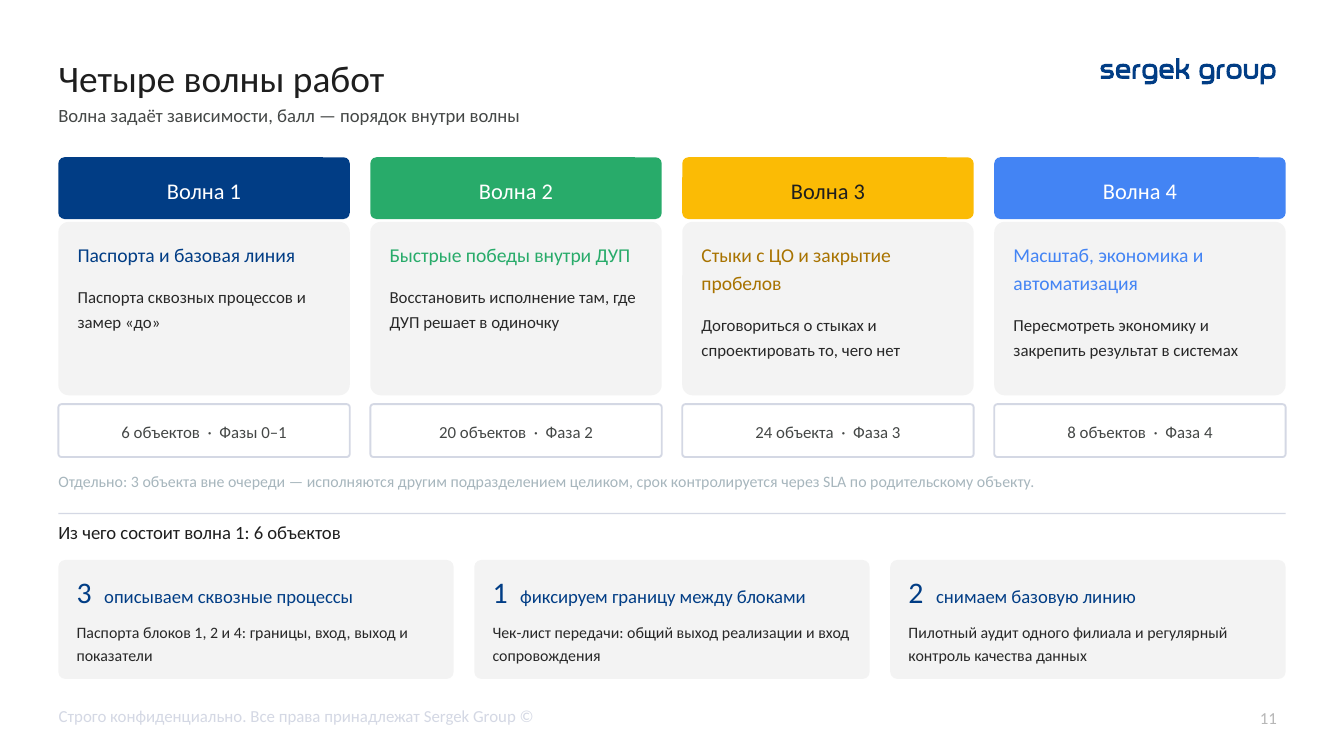
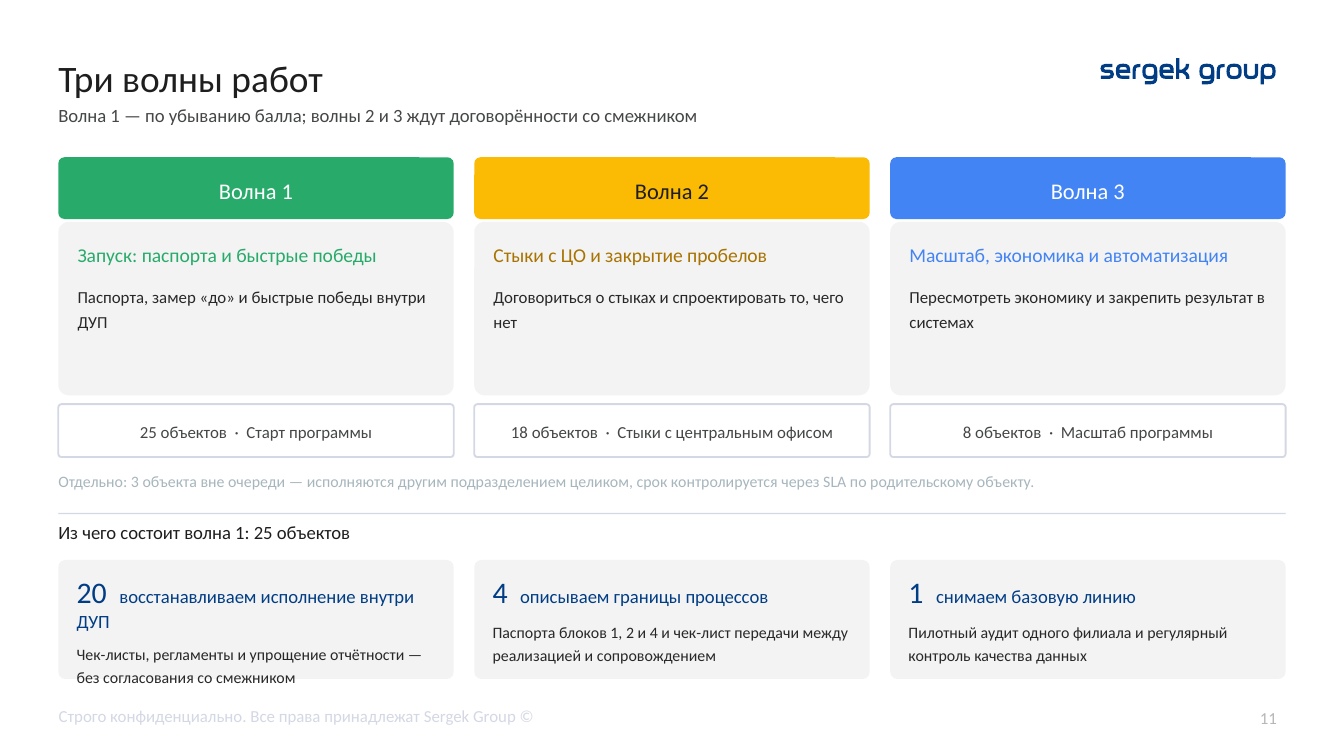
Before and after one commit to TemeshevProject/SG-DUP-Project, a slide deck: slide 11 of dup_project/02_Презентация/ДУП_Приоритеты_реинжиниринга_презентация.pptx. Drawn at 1344x756 pixels with LibreOffice and Linux fonts; fonts in the diff are those of the drawing. Boxes give left, top, right and bottom in pixels: in the first picture for what was removed or moved away, otherwise in the second. Text is boxed around its words. In the diff, an @@ line names an element or a change of style, - is before the commit and + after.

```diff
--- a/dup_project/02_Презентация/ДУП_Приоритеты_реинжиниринга_презентация.pptx
+++ b/dup_project/02_Презентация/ДУП_Приоритеты_реинжиниринга_презентация.pptx
@@ text at (58,66,322,98): text changed @@
-Четыре волны работ
+Три волны работ
@@ text at (58,109,697,125): text changed @@
-Волна задаёт зависимости, балл — порядок внутри волны
+Волна 1 — по убыванию балла; волны 2 и 3 ждут договорённости со смежником
@@ rounded rectangle "Волна 1": place and size @@
-rounded rectangle "Волна 1" at (58,157,349,219)
+rounded rectangle "Волна 1" at (58,157,453,219)
@@ rounded rectangle "Волна 1" at (58,157,453,219): fill #013D85 to #28AB6A @@
@@ rounded rectangle "Волна 2": place and size @@
-rounded rectangle "Волна 2" at (371,157,663,219)
+rounded rectangle "Волна 2" at (474,157,870,219)
@@ rounded rectangle "Волна 2" at (474,157,870,219): text colour #FFFFFF to #1E1E1E; fill #28AB6A to #FBBB05 @@
@@ rounded rectangle "Волна 3": place and size @@
-rounded rectangle "Волна 3" at (683,157,974,219)
+rounded rectangle "Волна 3" at (890,157,1285,219)
@@ rounded rectangle "Волна 3" at (890,157,1285,219): text colour #1E1E1E to #FFFFFF; fill #FBBB05 to #4384F4 @@
@@ rounded rectangle removed at (995,157,1286,219) @@
-Волна 4
@@ rounded rectangle "Запуск: паспорта и быстрые победы": place and size @@
-rounded rectangle "Запуск: паспорта и быстрые победы" at (58,222,349,395)
+rounded rectangle "Запуск: паспорта и быстрые победы" at (58,222,453,395)
@@ rounded rectangle removed at (371,222,663,395) @@
-Быстрые победы внутри ДУП
-Восстановить исполнение там, где ДУП решает в одиночку
@@ rounded rectangle "Стыки с ЦО и закрытие ...": place and size @@
-rounded rectangle "Стыки с ЦО и закрытие ..." at (683,222,974,395)
+rounded rectangle "Стыки с ЦО и закрытие ..." at (474,222,870,395)
@@ rounded rectangle "Масштаб, экономика и автоматизация": place and size @@
-rounded rectangle "Масштаб, экономика и автоматизация" at (995,222,1286,395)
+rounded rectangle "Масштаб, экономика и автоматизация" at (890,222,1285,395)
@@ text in rounded rectangle at (78,248,426,331): text changed @@
-Паспорта и базовая линия
-Паспорта сквозных процессов и замер «до»
+Запуск: паспорта и быстрые победы
+Паспорта, замер «до» и быстрые победы внутри ДУП
@@ rounded rectangle removed at (58,405,349,457) @@
-6 объектов · Фазы 0–1
@@ rounded rectangle added at (58,405,453,457), fill #FFFFFF, outline #D4D8E4 1 pt, 9 pt, text #444746 @@
+25 объектов · Старт программы
@@ rounded rectangle removed at (371,405,663,457) @@
-20 объектов · Фаза 2
@@ rounded rectangle added at (474,405,870,457), fill #FFFFFF, outline #D4D8E4 1 pt, 9 pt, text #444746 @@
+18 объектов · Стыки с центральным офисом
@@ rounded rectangle removed at (683,405,974,457) @@
-24 объекта · Фаза 3
@@ rounded rectangle "8 объектов · Масштаб программы": place and size @@
-rounded rectangle "8 объектов · Масштаб программы" at (995,405,1286,457)
+rounded rectangle "8 объектов · Масштаб программы" at (890,405,1285,457)
@@ text in rounded rectangle at (963,426,1213,441): text changed @@
-8 объектов · Фаза 4
+8 объектов · Масштаб программы
@@ text at (58,526,350,539): text changed @@
-Из чего состоит волна 1: 6 объектов
+Из чего состоит волна 1: 25 объектов
@@ text in rounded rectangle at (77,583,414,683): text changed @@
-3 описываем сквозные процессы
-Паспорта блоков 1, 2 и 4: границы, вход, выход и показатели
+20 восстанавливаем исполнение внутри ДУП
+Чек-листы, регламенты и упрощение отчётности — без согласования со смежником
@@ text in rounded rectangle at (493,584,848,664): text changed @@
-1 фиксируем границу между блоками
-Чек-лист передачи: общий выход реализации и вход сопровождения
+4 описываем границы процессов
+Паспорта блоков 1, 2 и 4 и чек-лист передачи между реализацией и сопровождением
@@ text in rounded rectangle at (908,583,1136,606): text changed @@
-2 снимаем базовую линию
+1 снимаем базовую линию
```
Also in this commit, not shown: 14 other slides changed, 2 other files.
